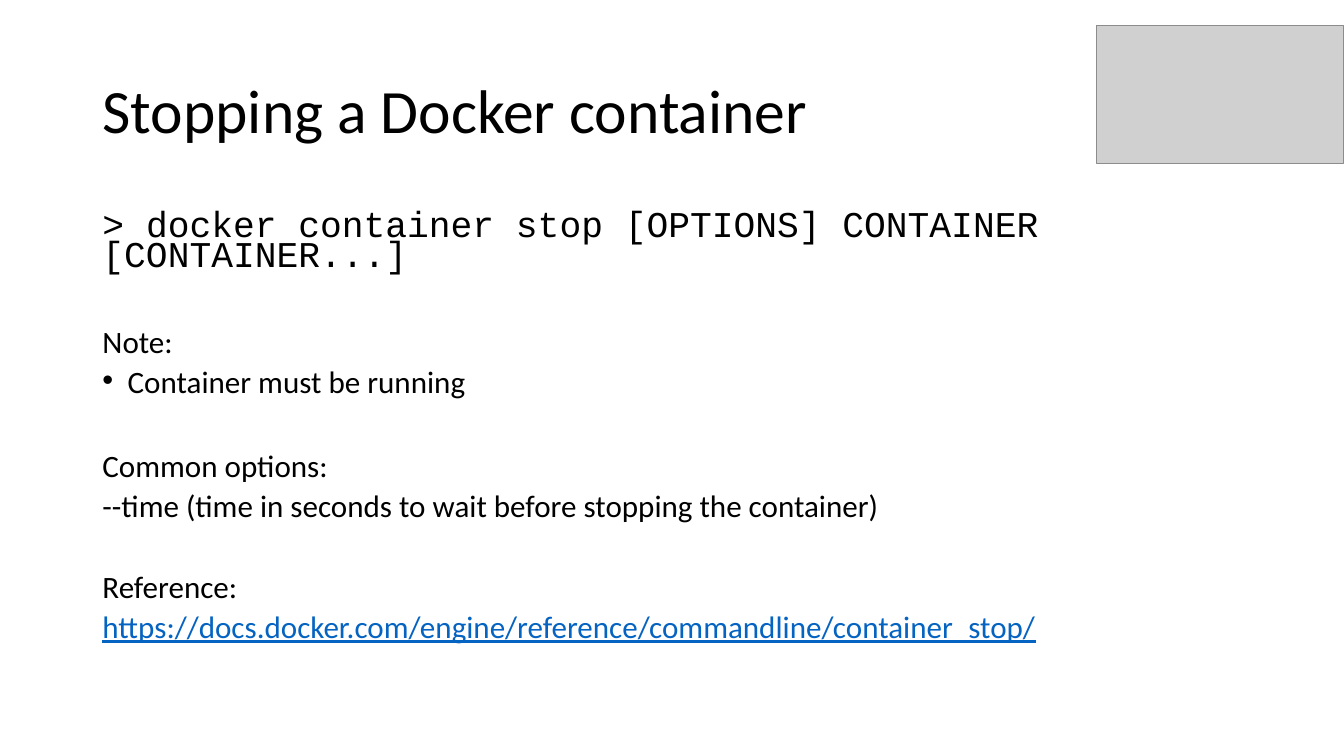
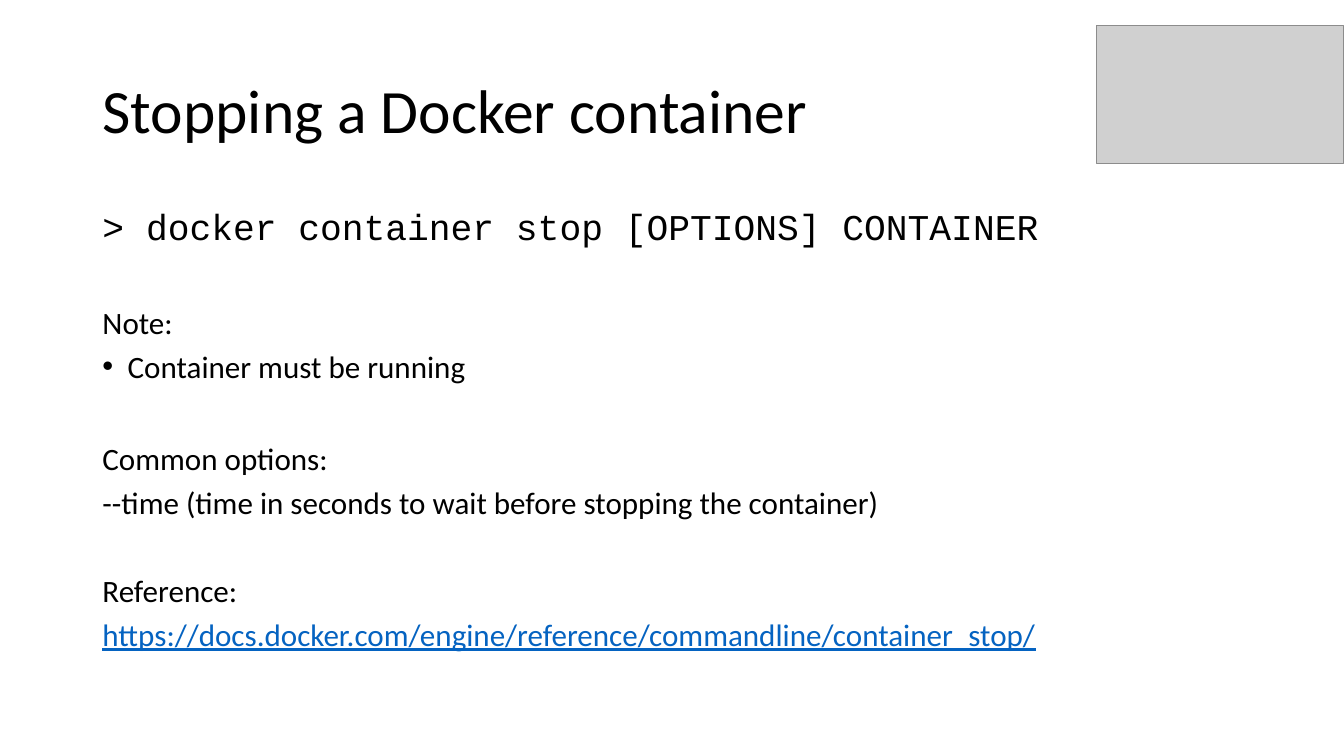
Before and after one commit to aljazsim/docker-masterclass-examples, a slide deck: slide 39 of Docker Masterclass.pptx (slide 34 before the commit). Drawn at 1344x756 pixels with LibreOffice and Linux fonts; fonts in the diff are those of the drawing; grey boxes stand for pictures. Boxes give left, top, right and bottom in pixels: in the first picture for what was removed or moved away, otherwise in the second. Text is boxed around its words. In the diff, an @@ line names an element or a change of style, - is before the commit and + after.

```diff
--- a/Docker Masterclass.pptx
+++ b/Docker Masterclass.pptx
@@ text at (146,214,1038,248): text changed @@
-> docker container stop [OPTIONS] CONTAINER [CONTAINER...]
+> docker container stop [OPTIONS] CONTAINER
@@ text at (102,314,1034,652): line spacing 0.7 to 0.8 @@
```
Also in this commit, not shown: 12 other slides changed, 6 slides added.
